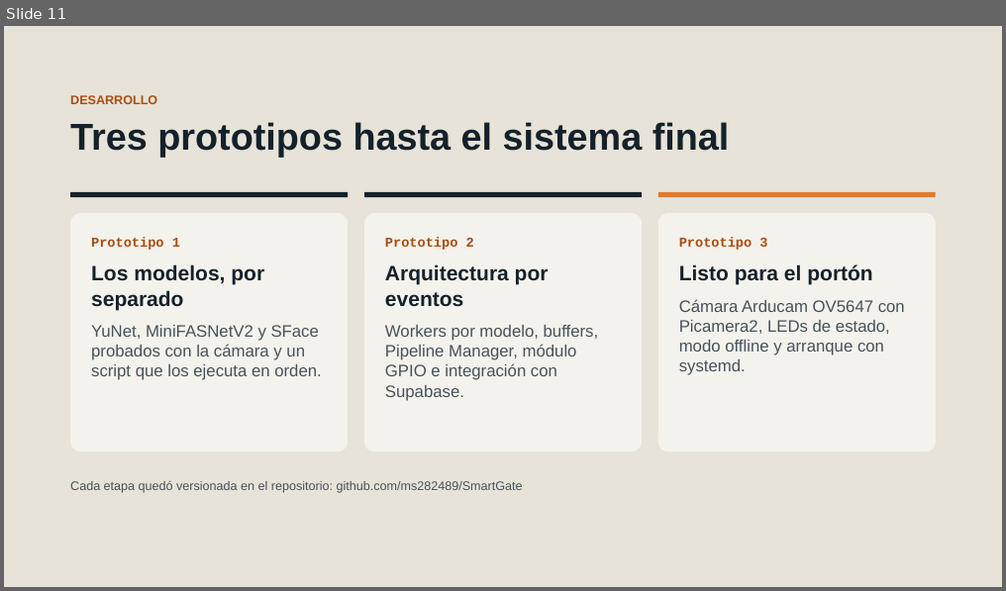
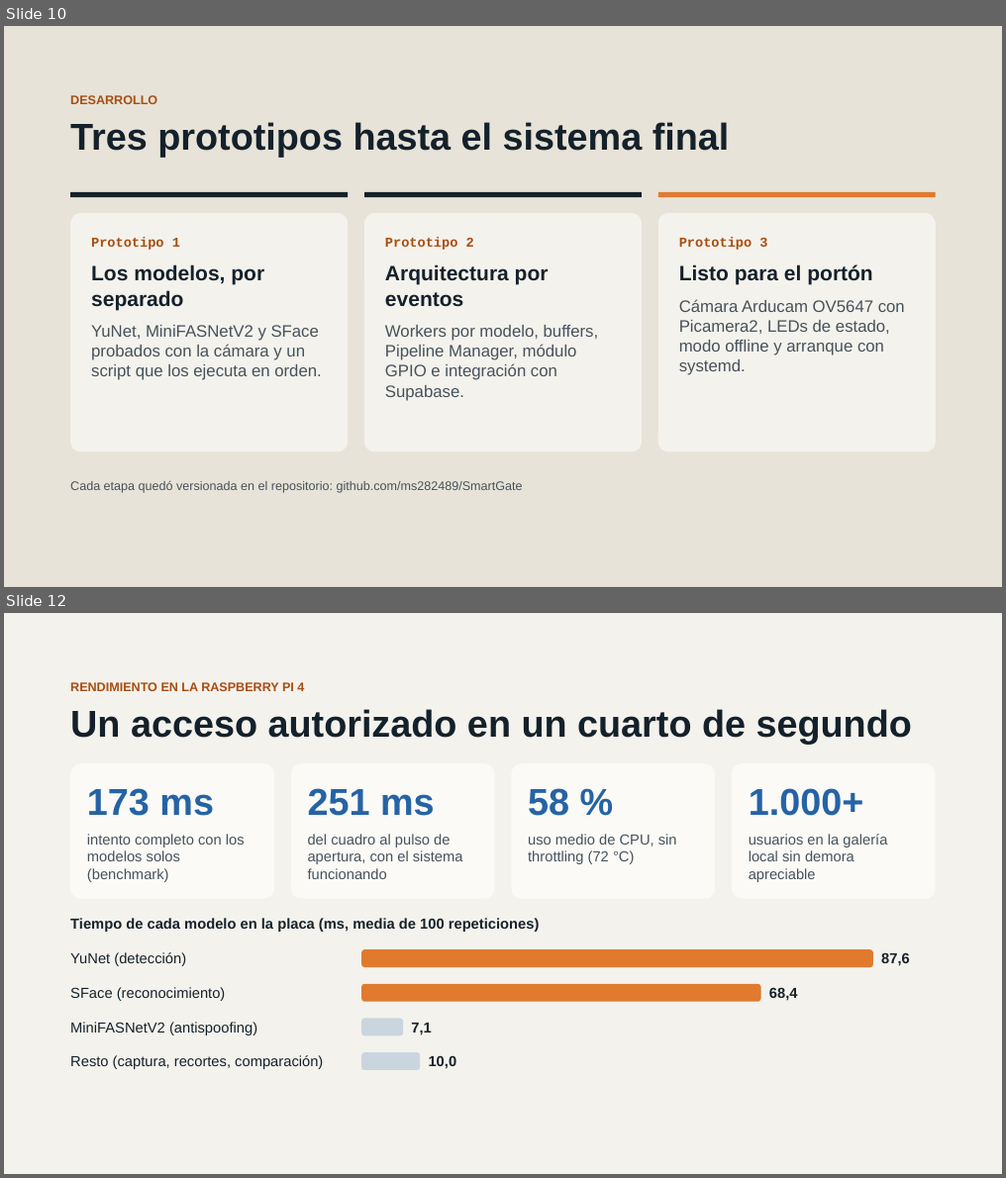
Before and after one commit to ms282489/SmartGate, a slide deck: docs/SmartGate_Presentacion.pptx. Shown one above the other, each under a label of ours: slide 11 before the commit, slides 10 and 12 after it; the slides between them are not shown. The pictures are 1006x591 and 1006x1178 pixels, drawn with LibreOffice and Linux fonts; fonts in the diff are those of the drawing. Boxes give left, top, right and bottom in pixels: in the first picture for what was removed or moved away, otherwise in the second. Text is boxed around its words. In the diff, an @@ line names an element or a change of style, - is before the commit and + after.

```diff
--- a/docs/SmartGate_Presentacion.pptx
+++ b/docs/SmartGate_Presentacion.pptx
@@ slide 12 added at (x1=4, y1=613, x2=1002, y2=1174), background #F4F2EC @@
@@ text added at (x1=70, y1=682, x2=304, y2=691), 12 pt, text #A84D12, bold @@
+RENDIMIENTO EN LA RASPBERRY PI 4
@@ text added at (x1=70, y1=709, x2=912, y2=745), 36 pt, text #14212B, bold @@
+Un acceso autorizado en un cuarto de segundo
@@ rounded rectangle added at (x1=70, y1=763, x2=274, y2=899), fill #FBFAF6 @@
@@ text added at (x1=87, y1=788, x2=214, y2=816), 36 pt, text #2563A6, bold @@
+173 ms
@@ rounded rectangle added at (x1=291, y1=763, x2=494, y2=899), fill #FBFAF6 @@
@@ text added at (x1=308, y1=788, x2=435, y2=816), 36 pt, text #2563A6, bold @@
+251 ms
@@ rounded rectangle added at (x1=512, y1=763, x2=715, y2=899), fill #FBFAF6 @@
@@ text added at (x1=528, y1=788, x2=569, y2=816), 36 pt, text #2563A6, bold @@
+58 %
@@ rounded rectangle added at (x1=732, y1=763, x2=936, y2=899), fill #FBFAF6 @@
@@ text added at (x1=748, y1=788, x2=864, y2=816), 36 pt, text #2563A6, bold @@
+1.000+
@@ text added at (x1=87, y1=834, x2=245, y2=882), 14 pt, text #46525C @@
+intento completo con los modelos solos (benchmark)
@@ text added at (x1=308, y1=834, x2=463, y2=879), 14 pt, text #46525C @@
+del cuadro al pulso de apertura, con el sistema funcionando
@@ text added at (x1=528, y1=834, x2=677, y2=864), 14 pt, text #46525C @@
+uso medio de CPU, sin throttling (72 °C)
@@ text added at (x1=748, y1=834, x2=887, y2=882), 14 pt, text #46525C @@
+usuarios en la galería local sin demora apreciable
@@ text added at (x1=70, y1=918, x2=540, y2=932), 14 pt, text #14212B, bold @@
+Tiempo de cada modelo en la placa (ms, media de 100 repeticiones)
@@ text added at (x1=70, y1=953, x2=186, y2=966), 14 pt, text #14212B @@
+YuNet (detección)
@@ rounded rectangle added at (x1=361, y1=950, x2=873, y2=967), fill #E07A2E @@
@@ text added at (x1=881, y1=953, x2=910, y2=966), 14 pt, text #14212B, bold @@
+87,6
@@ text added at (x1=70, y1=987, x2=226, y2=1001), 14 pt, text #14212B @@
+SFace (reconocimiento)
@@ rounded rectangle added at (x1=361, y1=984, x2=761, y2=1002), fill #E07A2E @@
@@ text added at (x1=769, y1=987, x2=798, y2=1001), 14 pt, text #14212B, bold @@
+68,4
@@ text added at (x1=70, y1=1022, x2=257, y2=1036), 14 pt, text #14212B @@
+MiniFASNetV2 (antispoofing)
@@ rounded rectangle added at (x1=361, y1=1019, x2=403, y2=1037), fill #C9D6DF @@
@@ text added at (x1=411, y1=1023, x2=431, y2=1036), 14 pt, text #14212B, bold @@
+7,1
@@ text added at (x1=70, y1=1056, x2=323, y2=1069), 14 pt, text #14212B @@
+Resto (captura, recortes, comparación)
@@ rounded rectangle added at (x1=361, y1=1054, x2=420, y2=1071), fill #C9D6DF @@
@@ text added at (x1=429, y1=1056, x2=457, y2=1069), 14 pt, text #14212B, bold @@
+10,0
@@ what was slide 11 is now slide 10 @@
```
Also in this commit, not shown: 1 slide changed, 1 other slide added, 3 slides removed.
